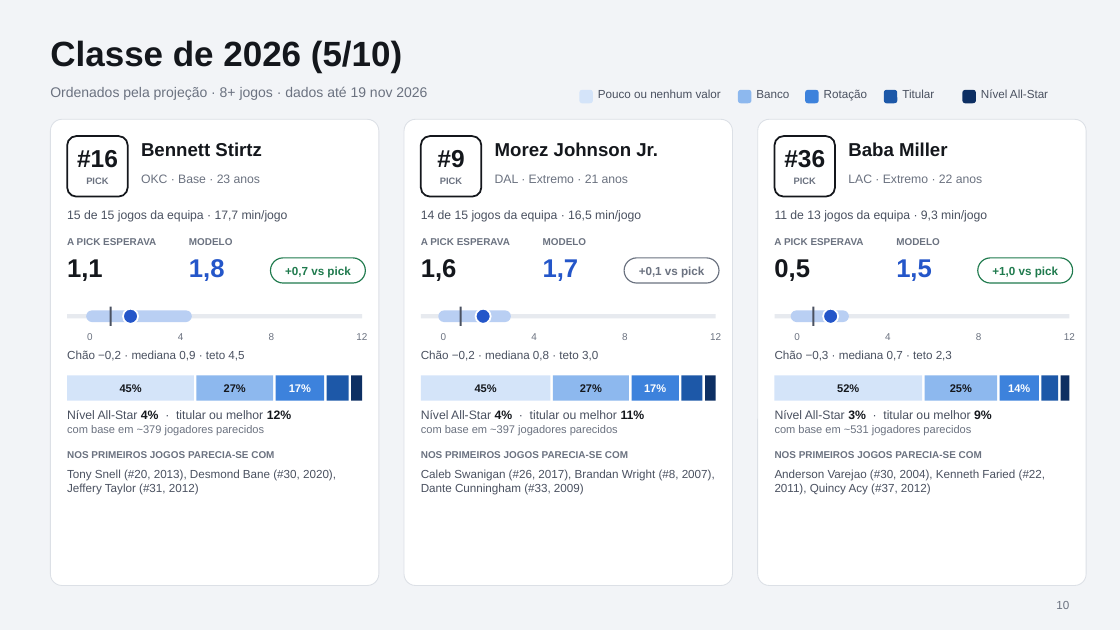
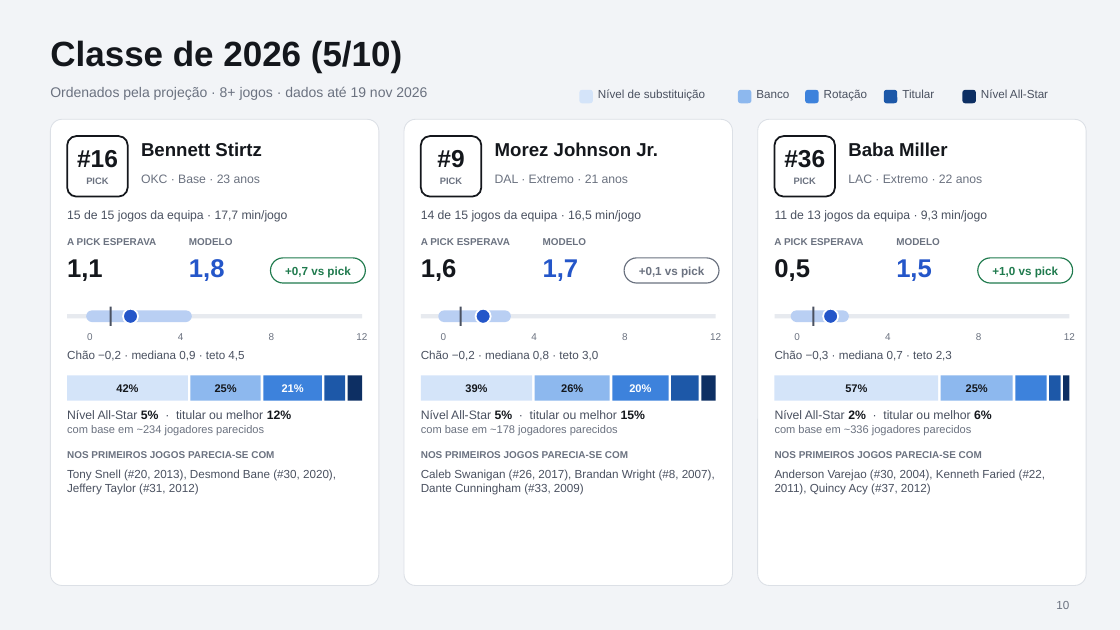
Before and after one commit to coelho121/rookie-projection, a slide deck: slide 10 of reports/rookies_2026_cards.pptx. Drawn at 1120x630 pixels with LibreOffice and Linux fonts; fonts in the diff are those of the drawing. Boxes give left, top, right and bottom in pixels: in the first picture for what was removed or moved away, otherwise in the second. Text is boxed around its words. In the diff, an @@ line names an element or a change of style, - is before the commit and + after.

```diff
--- a/reports/rookies_2026_cards.pptx
+++ b/reports/rookies_2026_cards.pptx
@@ text at box(598, 89, 705, 101): text changed @@
-Pouco ou nenhum valor
+Nível de substituição
@@ rectangle: place and size @@
-rectangle at box(67, 376, 194, 401)
+rectangle at box(67, 376, 188, 401)
@@ text at box(116, 384, 138, 392): text changed @@
-45%
+42%
@@ rectangle: place and size @@
-rectangle at box(197, 376, 273, 401)
+rectangle at box(191, 376, 261, 401)
@@ text at box(215, 384, 237, 392): text changed @@
-27%
+25%
@@ rectangle: place and size @@
-rectangle at box(276, 376, 324, 401)
+rectangle at box(263, 376, 322, 401)
@@ text at box(282, 384, 304, 392): text changed @@
-17%
+21%
@@ rectangle: place and size @@
-rectangle at box(327, 376, 349, 401)
+rectangle at box(324, 376, 345, 401)
@@ rectangle: place and size @@
-rectangle at box(421, 376, 550, 401)
+rectangle at box(421, 376, 533, 401)
@@ text at box(465, 384, 487, 392): text changed @@
-45%
+39%
@@ rectangle: place and size @@
-rectangle at box(553, 376, 629, 401)
+rectangle at box(535, 376, 610, 401)
@@ text at box(561, 384, 583, 392): text changed @@
-27%
+26%
@@ rectangle: place and size @@
-rectangle at box(632, 376, 679, 401)
+rectangle at box(613, 376, 669, 401)
@@ text at box(629, 384, 651, 392): text changed @@
-17%
+20%
@@ rectangle: place and size @@
-rectangle at box(681, 376, 702, 401)
+rectangle at box(671, 376, 699, 401)
@@ rectangle: place and size @@
-rectangle at box(775, 376, 923, 401)
+rectangle at box(775, 376, 939, 401)
@@ text at box(845, 384, 867, 392): text changed @@
-52%
+57%
@@ text "25%": place and size @@
-text "25%" at box(950, 384, 972, 392)
+text "25%" at box(966, 384, 988, 392)
@@ rectangle: place and size @@
-rectangle at box(925, 376, 997, 401)
+rectangle at box(941, 376, 1013, 401)
@@ text removed at box(1008, 384, 1030, 392) @@
-14%
@@ rectangle: place and size @@
-rectangle at box(1000, 376, 1039, 401)
+rectangle at box(1016, 376, 1047, 401)
@@ rectangle: place and size @@
-rectangle at box(1061, 376, 1070, 401)
+rectangle at box(1049, 376, 1061, 401)
@@ rectangle at box(1049, 376, 1061, 401): fill #0D2F63 to #1D58A8 @@
@@ rectangle: place and size @@
-rectangle at box(1042, 376, 1059, 401)
+rectangle at box(1064, 376, 1070, 401)
@@ rectangle at box(1064, 376, 1070, 401): fill #1D58A8 to #0D2F63 @@
@@ text at box(67, 410, 291, 435): text changed @@
-Nível All-Star 4% · titular ou melhor 12%
-com base em ~379 jogadores parecidos
+Nível All-Star 5% · titular ou melhor 12%
+com base em ~234 jogadores parecidos
@@ text at box(421, 410, 645, 435): text changed @@
-Nível All-Star 4% · titular ou melhor 11%
-com base em ~397 jogadores parecidos
+Nível All-Star 5% · titular ou melhor 15%
+com base em ~178 jogadores parecidos
@@ text at box(775, 410, 992, 435): text changed @@
-Nível All-Star 3% · titular ou melhor 9%
-com base em ~531 jogadores parecidos
+Nível All-Star 2% · titular ou melhor 6%
+com base em ~336 jogadores parecidos
```
Also in this commit, not shown: 14 other slides changed, 10 other files.
